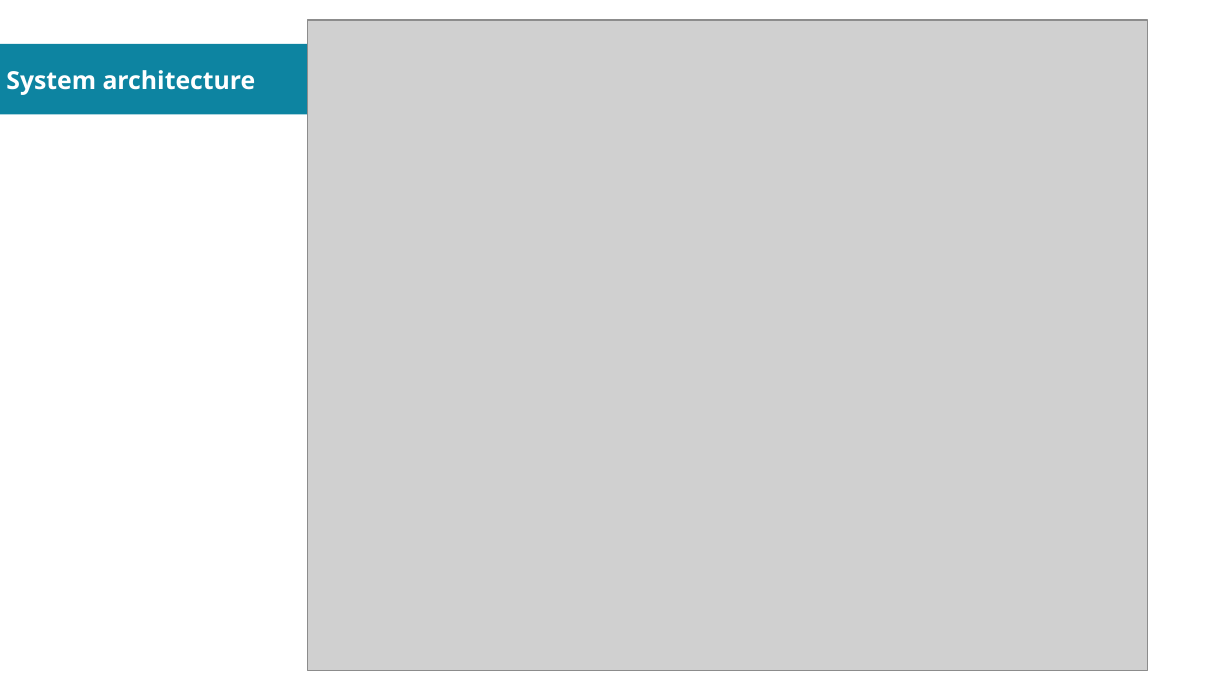
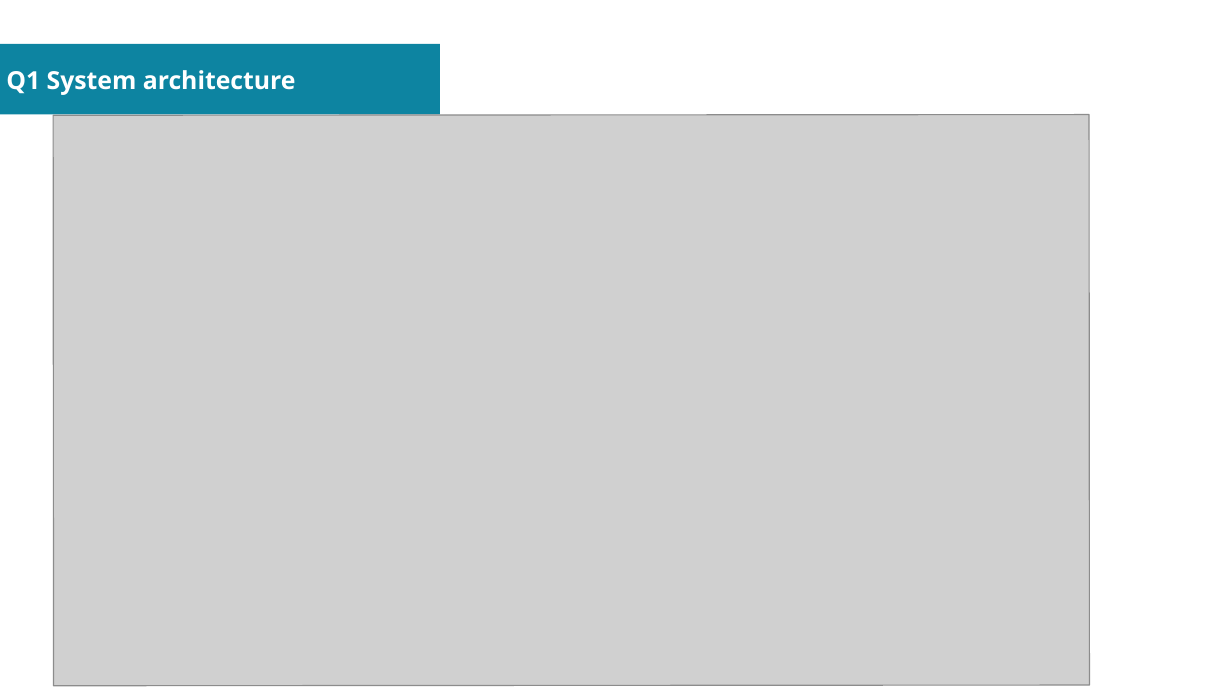
Before and after one commit to sovannotychea/ori-test, a slide deck: slide 2 of docs/02.odp. Drawn at 1232x693 pixels with LibreOffice and Linux fonts; fonts in the diff are those of the drawing; grey boxes stand for pictures. Boxes give left, top, right and bottom in pixels: in the first picture for what was removed or moved away, otherwise in the second. Text is boxed around its words. In the diff, an @@ line names an element or a change of style, - is before the commit and + after.

```diff
--- a/docs/02.odp
+++ b/docs/02.odp
@@ title at box(6, 70, 296, 95): text changed @@
-System architecture
+Q1 System architecture
@@ picture: place and size @@
-picture at box(307, 20, 1148, 671)
+picture at box(54, 115, 1090, 686)
```
Also in this commit, not shown: 1 other slide changed, 9 slides added, 1 other file.
